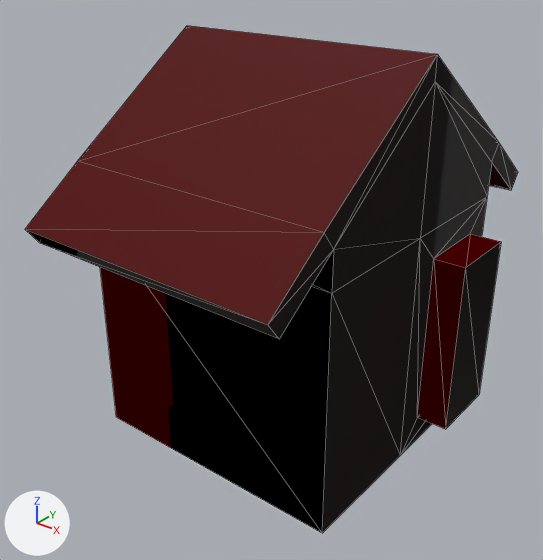
What one commit did to the glTF model models/monster/house.glb.
Before and after are seen from a 50 mm camera at (3.04, -4.07, 3.6) aimed at (-0.02, -0.25, 1.22). Lighting does not change. The marker at lower left points along +X, +Y and +Z. Mesh edges are drawn as thin lines. Vertices at the same position are counted once.
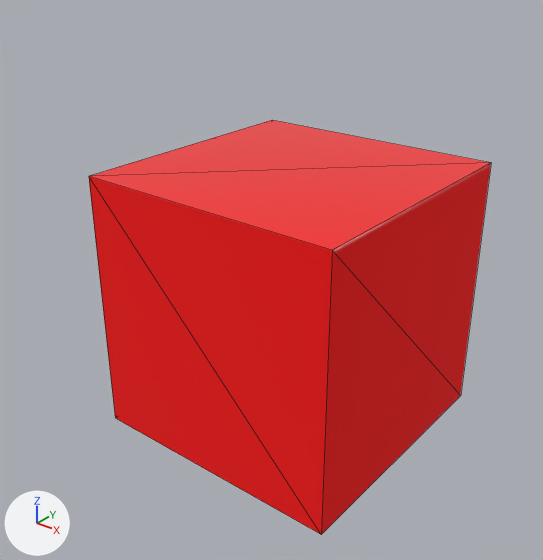
The change, as a list of edits to the scene's bpy script:
```text
Change mat_material:
    remove n6 = _N.new('ShaderNodeNormalMap'); n6.name = 'Normal Map'
    remove n6.uv_map = 'UVMap'
    remove n7 = _N.new('ShaderNodeTexImage'); n7.name = 'Image Texture.002'
    remove n7.image = img_normal
    where n0 = _N.new('ShaderNodeBsdfPrincipled'); n0.name = 'Principled BSDF'
    remove _L.new(n6.outputs[0], n0.inputs[5])  # 'Normal' to 'Normal'
    remove _L.new(n7.outputs[0], n6.inputs[1])  # 'Color' to 'Color'
Change me_cube:
    used by ob_cube; location = (0.0, 0.0, 1.0)
    remove me_cube.from_pydata(...)  # 40 vertices, 76 faces; spans x -1.0..1.23, y -1.55..1.56, z -1.0..1.88
    add me_cube.from_pydata(...)  # 8 vertices, 12 faces; spans x -1.0..1.0, y -1.01..0.99, z -1.0..1.0
    me_cube part 1: the whole mesh is rebuilt
```

What differs and where, as boxes (x1, y1, x2, y2) in the pictures (543 x 560 px):
'Cube', surface changed, reshaped (black to red, 18% narrower, 18% shorter): before (25, 25, 518, 534); after (89, 120, 491, 535)
